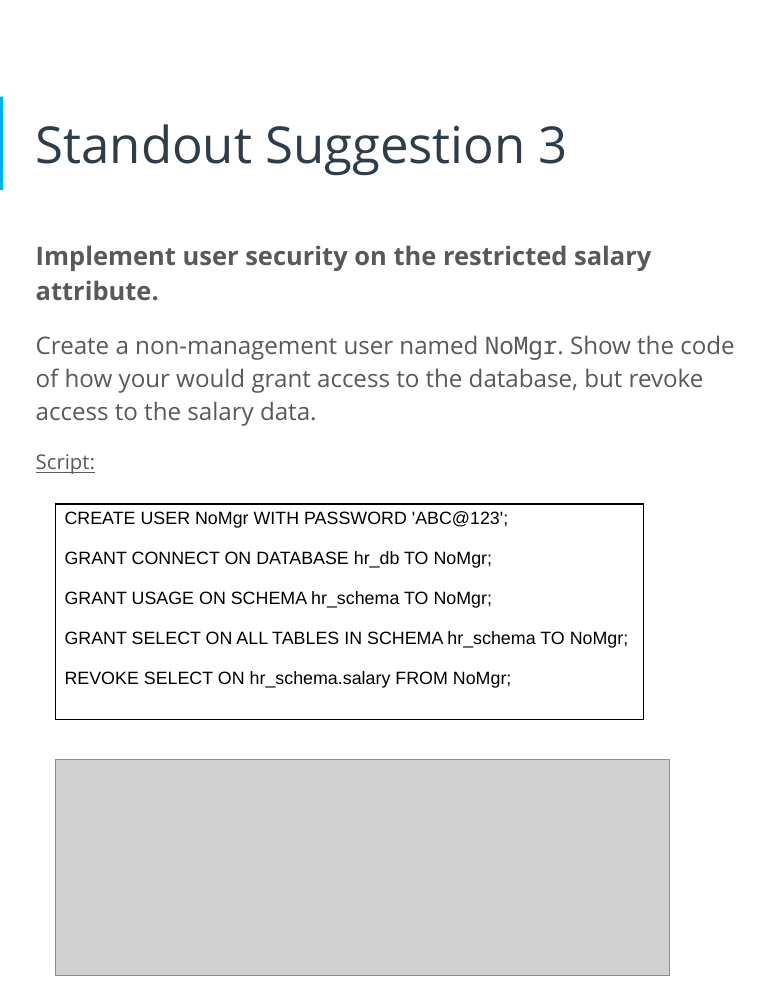
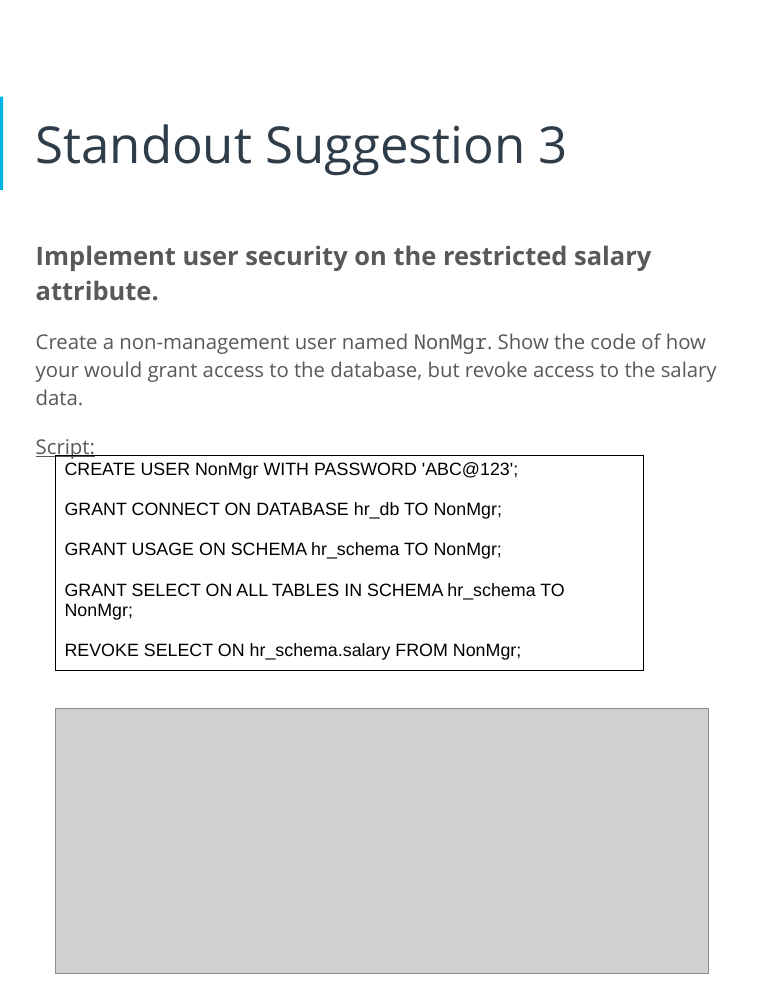
Before and after one commit to its-developer-hub/HR-Database-in-PostgreSQL, a slide deck: slide 39 of Project_Documents/Proposal Document.pptx. Drawn at 779x1008 pixels with LibreOffice and Linux fonts; fonts in the diff are those of the drawing; grey boxes stand for pictures. Boxes give left, top, right and bottom in pixels: in the first picture for what was removed or moved away, otherwise in the second. Text is boxed around its words. In the diff, an @@ line names an element or a change of style, - is before the commit and + after.

Commit message:
Updated Proposal Document

```diff
--- a/Project_Documents/Proposal Document.pptx
+++ b/Project_Documents/Proposal Document.pptx
@@ text at (36, 333, 717, 405): text changed; size 19 to 16 pt @@
-Create a non-management user named NoMgr. Show the code of how your would grant access to the database, but revoke access to the salary data.
+Create a non-management user named NonMgr. Show the code of how your would grant access to the database, but revoke access to the salary data.
@@ table at (55, 455, 643, 678) @@
-row 1, column 1: CREATE USER NoMgr WITH PASSWORD 'ABC@123'; / GRANT CONNECT ON DATABASE hr_db TO NoMgr; / GRANT USAGE ON SCHEMA hr_schema TO NoMgr; / GRANT SELECT ON ALL TABLES IN SCHEMA hr_schema TO NoMgr; / REVOKE SELECT ON hr_schema.salary FROM NoMgr;
+row 1, column 1: CREATE USER NonMgr WITH PASSWORD 'ABC@123'; / GRANT CONNECT ON DATABASE hr_db TO NonMgr; / GRANT USAGE ON SCHEMA hr_schema TO NonMgr; / GRANT SELECT ON ALL TABLES IN SCHEMA hr_schema TO NonMgr; / REVOKE SELECT ON hr_schema.salary FROM NonMgr;
@@ table: place and size @@
-table at (55, 504, 643, 719)
+table at (55, 455, 643, 678)
@@ picture: place and size @@
-picture at (55, 760, 669, 975)
+picture at (55, 708, 708, 974)
```
